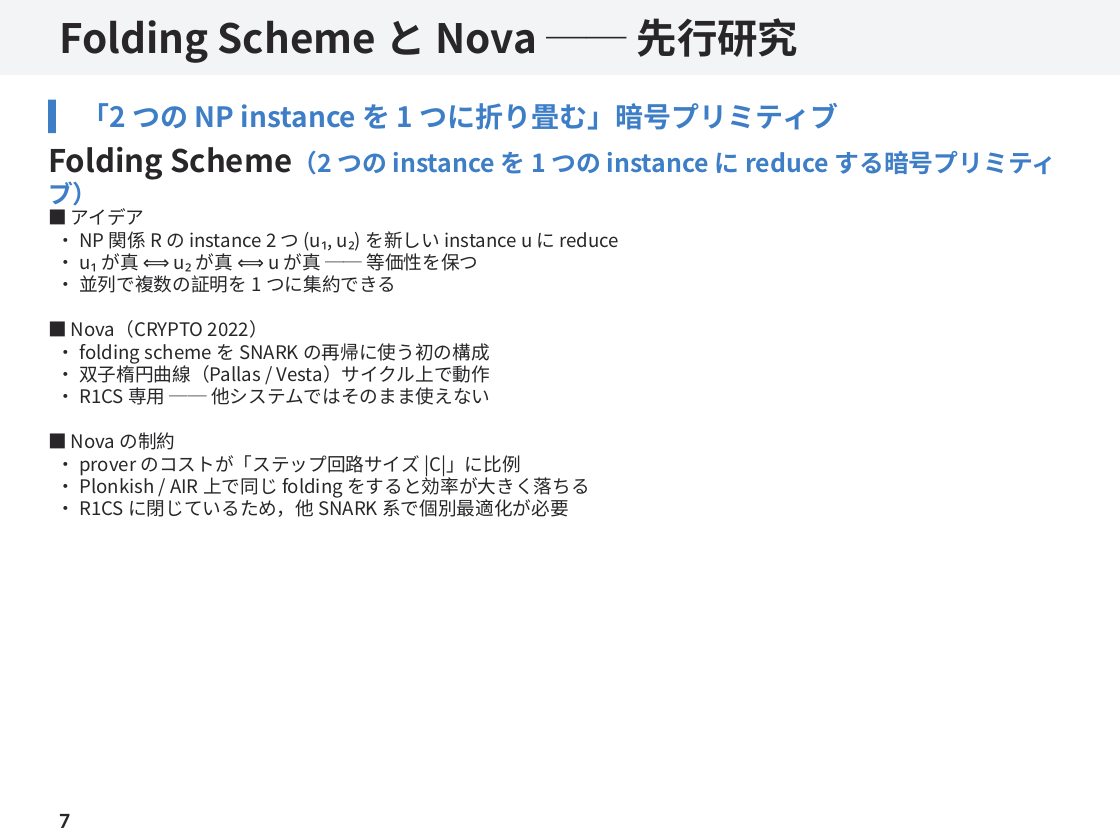
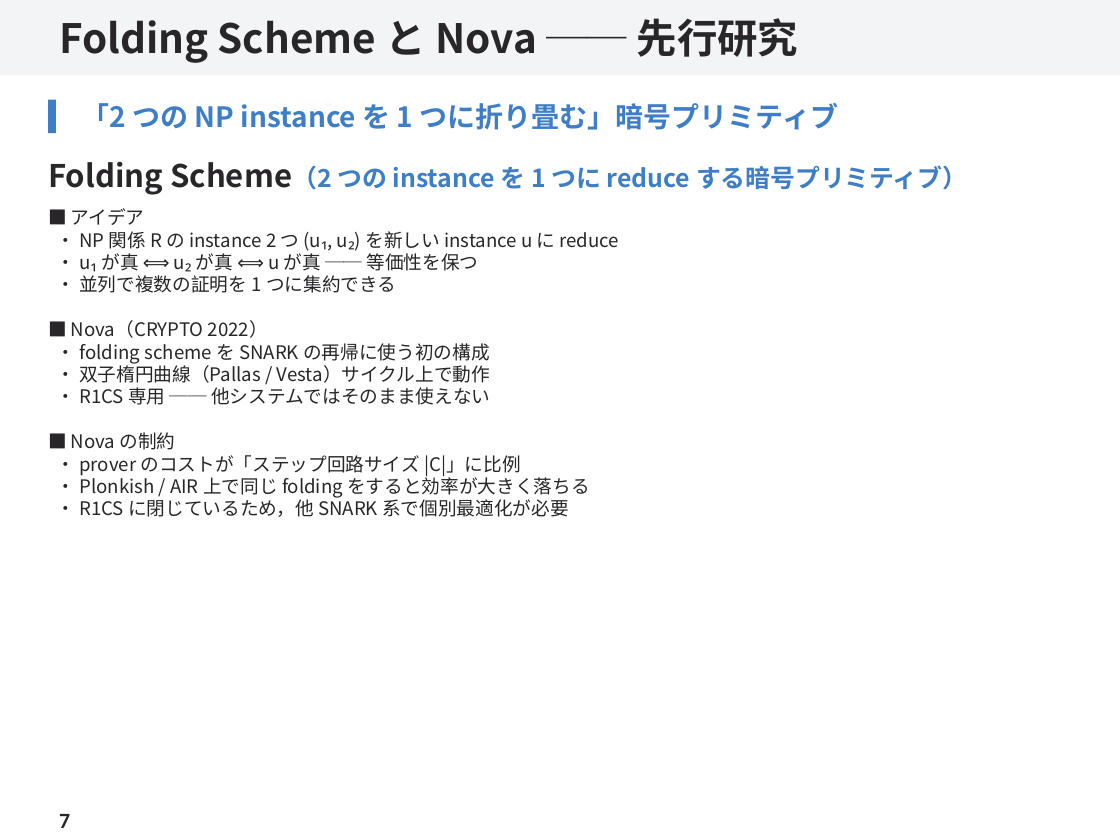
Before and after one commit to SMRI2170/rinkou-hypernova, a slide deck: slide 7 of docs/pptx/hypernova-rinkou.pptx. Drawn at 1120x840 pixels with LibreOffice and Linux fonts; fonts in the diff are those of the drawing. Boxes give left, top, right and bottom in pixels: in the first picture for what was removed or moved away, otherwise in the second. Text is boxed around its words. In the diff, an @@ line names an element or a change of style, - is before the commit and + after.

Commit message:
Fix overlap on slide-14 and tidy slide-07 subtitle
- slide-14: replace multi-line ポイント with single-line ◆ R1CS/CCS contrast
- slide-07: shorten folding-scheme subtitle so 'ンプリミティブ' no longer wraps

```diff
--- a/docs/pptx/hypernova-rinkou.pptx
+++ b/docs/pptx/hypernova-rinkou.pptx
@@ text at box(48, 161, 967, 195): text changed @@
-Folding Scheme（2 つの instance を 1 つの instance に reduce する暗号プリミティブ）
+Folding Scheme（2 つの instance を 1 つに reduce する暗号プリミティブ）
```
Also in this commit, not shown: 1 other slide changed, 2 other files.
